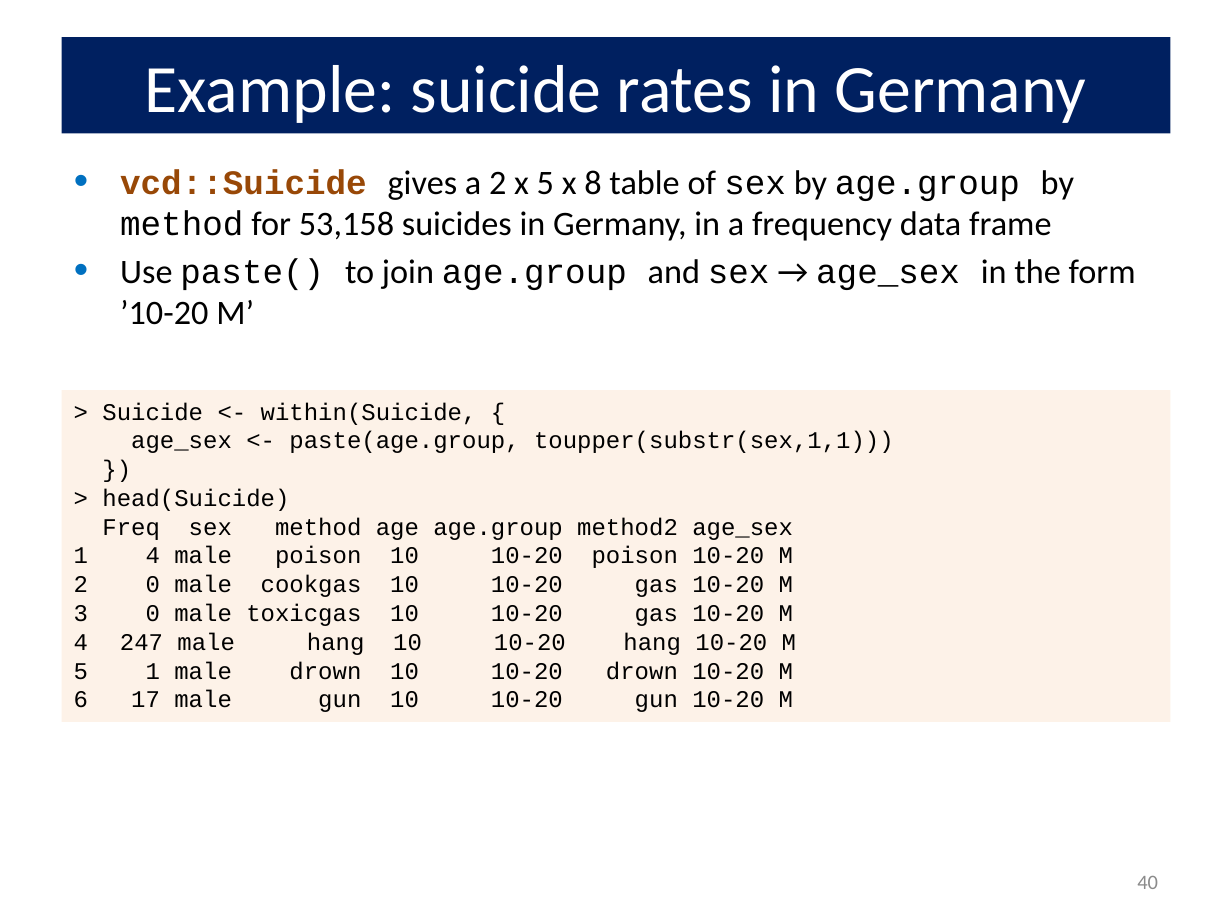
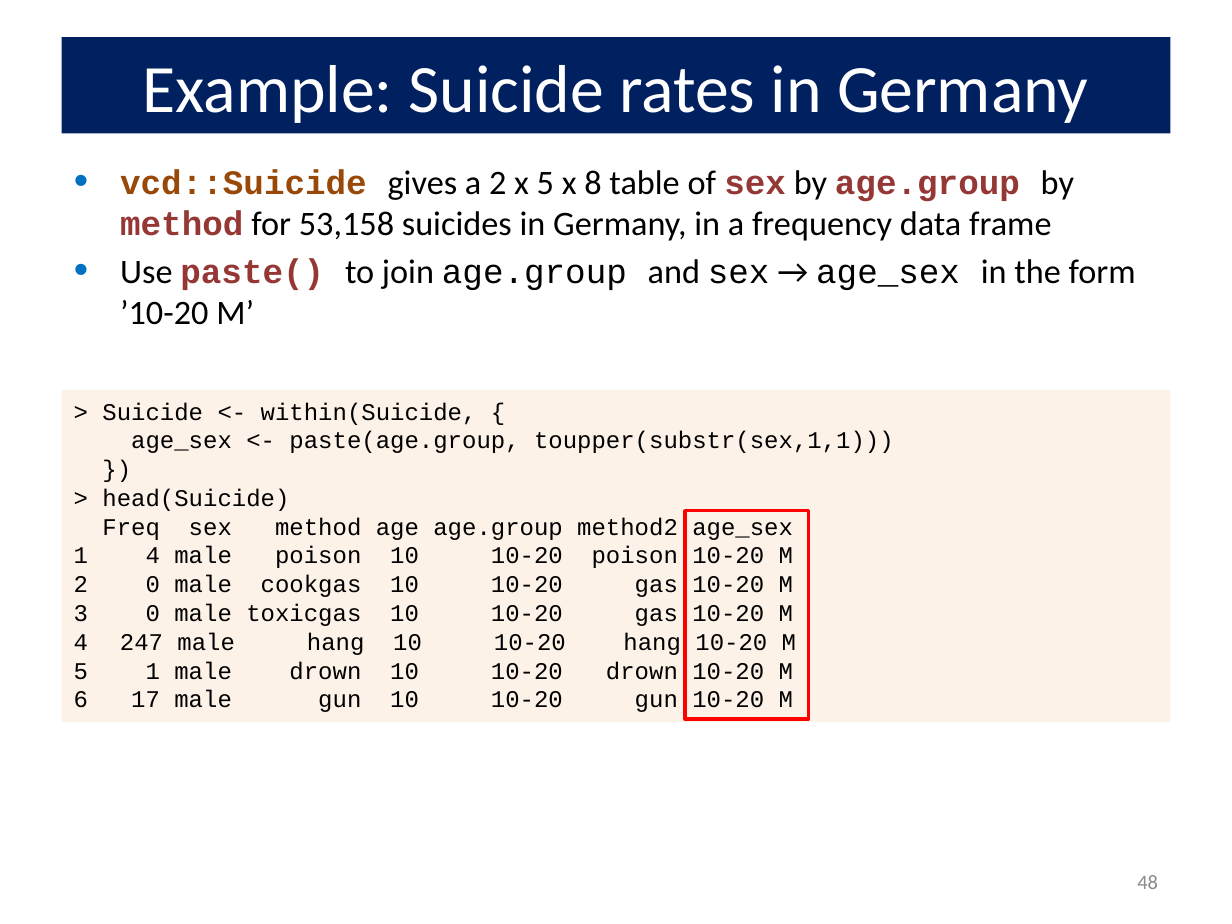
Before and after one commit to friendly/psy6136, a slide deck: slide 48 of lectures/05-Corresp.pptx (slide 40 before the commit). Drawn at 1232x924 pixels with LibreOffice and Linux fonts; fonts in the diff are those of the drawing. Boxes give left, top, right and bottom in pixels: in the first picture for what was removed or moved away, otherwise in the second. Text is boxed around its words. In the diff, an @@ line names an element or a change of style, - is before the commit and + after.

```diff
--- a/lectures/05-Corresp.pptx
+++ b/lectures/05-Corresp.pptx
@@ title at [143, 65, 1088, 123]: text changed @@
-Example: suicide rates in Germany
+Example: Suicide rates in Germany
@@ text "vcd::Suicide gives a 2 x ..." at [120, 169, 1136, 325]: text colour #000000 to #953735, bold on in "sex age.group method", "paste()" @@
@@ rectangle added at [685, 511, 808, 719], outline #FF0000 2 pt @@
@@ page number at [1137, 875, 1158, 889]: text changed @@
-40
+48
```
Also in this commit, not shown: 9 other slides changed, 8 slides added, 5 other files.
